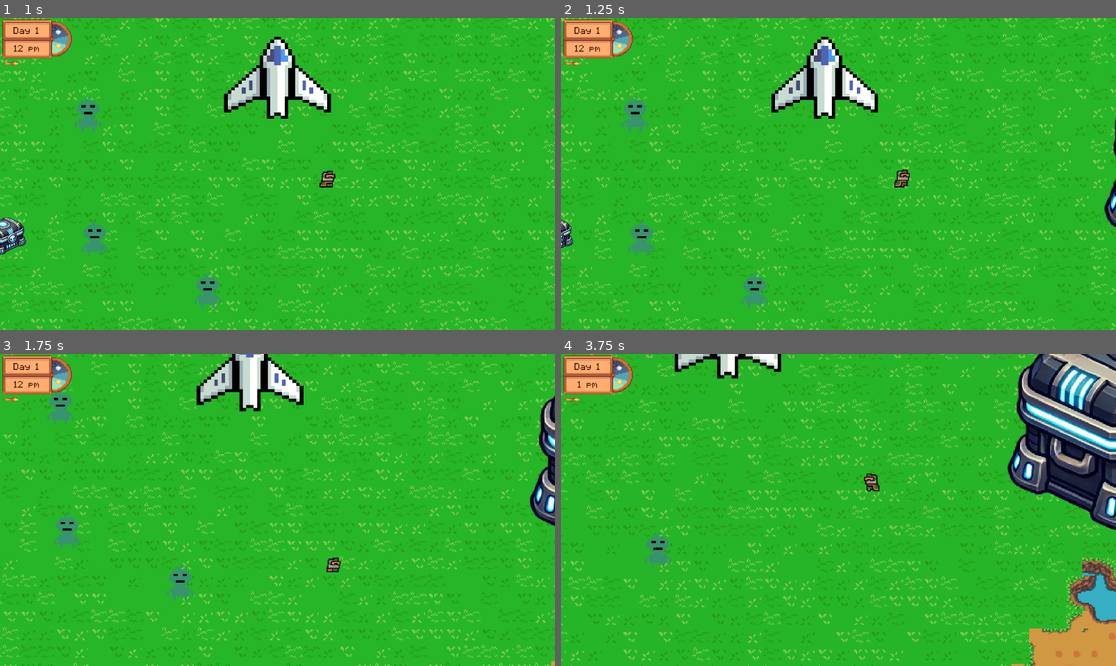
Above: before the commit, frames 1-4 (two rows, left to right).
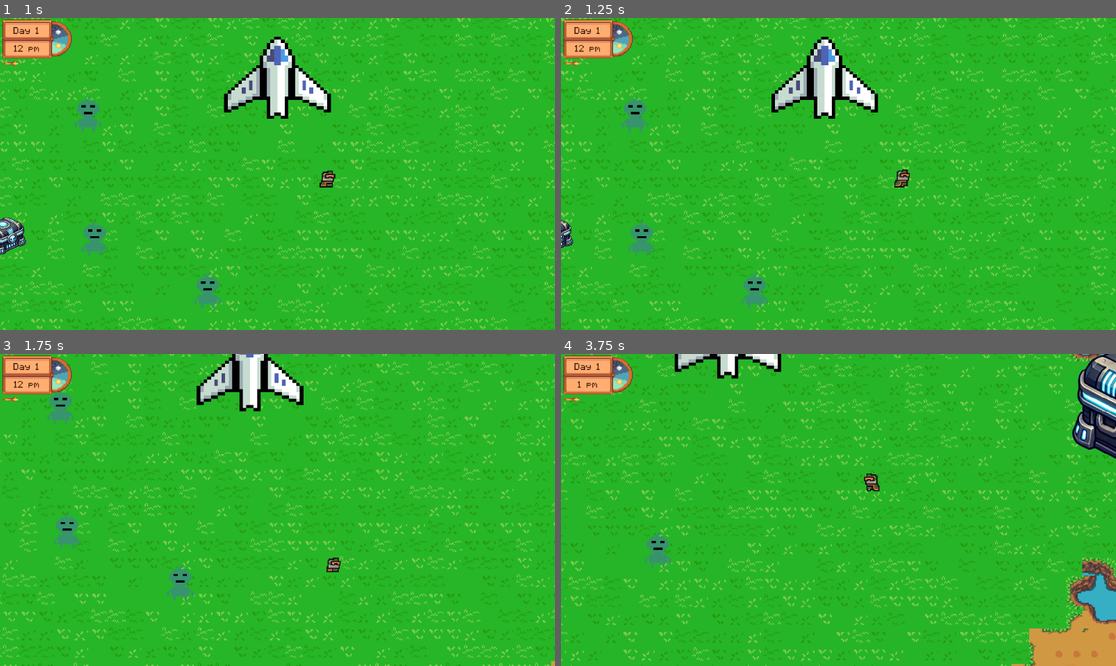
Above: after the commit, the same moments.

Repository: Theodenlll7/Orbital-deployment
Game: Godot game, scene res://scenes/world.tscn
Two runs of this game, one before a commit and one after it. Both use one fixed random seed, a clock stepped at 60 frames per second and the inputs below. The engine's default icon, where the game draws it, is replaced by a stand-in: a white triangle on a blue panel in a dark square.
Inputs (mouse positions are in pixels of both pictures, inside the frame that each line leads up to):
- Up to frame 1 (1 s): move the mouse to (399, 158) at 0.52 s; hold D (move_right) from 0.53 s (still down); hold E (interact) from 0.53 s (still down)
- Up to frame 2 (1.25 s): keep holding D (move_right); keep holding E (interact)
- Up to frame 3 (1.75 s): move the mouse to (166, 525) at 1.27 s; release D (move_right) at 1.28 s; release E (interact) at 1.28 s; hold S (move_down) from 1.28 s (still down); tap Shift (dodge) at 1.35 s; tap E (interact) at 1.55 s
- Up to frame 4 (3.75 s): move the mouse to (894, 441) at 2.02 s; release S (move_down) at 2.03 s; hold D (move_right) 2.03-2.78 s; hold E (interact) 2.03-2.78 s; move the mouse to (810, 572) at 2.77 s; hold W (move_up) 2.78-3.53 s; click (810, 572) at 2.85 s; tap E (interact) at 3.05 s; move the mouse to (1005, 556) at 3.52 s; hold A (move_left) from 3.53 s (still down); hold E (interact) from 3.53 s (still down)

Frame 1 is identical in both runs. In frame 2, 0.2% of the frame differs, in the area x 97-100%, y 32-68%; in frame 3, 1.2%; in frame 4, 8.4%, in the area x 80-100%, y 0-57%.

Commit message:
weapon pod now kindof complete

Diff:
--- a/game_manager/GameVariables/GameVariables.gd
+++ b/game_manager/GameVariables/GameVariables.gd
@@ -41,6 +41,22 @@
 			"shipUpgrade":
 				shipUpgrade+=difficultyVariable
 
+func upgradeFromWeaponPod(type, upg_tier):
+	match type:
+		"Pistols":
+			return
+		"Shotguns":
+			return
+		"Assault_Rifles":
+			return
+		"Machine_Guns":
+			return
+		"LaserGuns":
+			return
+		"Snipers":
+			return
+	return
+
 func setUpGameDifficulty():
 		match GameDifficulty:
 			"easy":
--- a/interaction/Interactionarea/Interactionarea.gd
+++ b/interaction/Interactionarea/Interactionarea.gd
@@ -37,5 +37,5 @@
 	SoundEngine.playChestSound()
 
 func showUI():
-	var houseUI = $CanvasLayer
-	houseUI.show()
+	var UI = $CanvasLayer
+	UI.show()
--- a/interaction/Prefabs/pods/weaponPod.tscn
+++ b/interaction/Prefabs/pods/weaponPod.tscn
@@ -6,7 +6,7 @@
 [ext_resource type="FontFile" uid="uid://dkg32o3qfh2n7" path="res://assets/Fonts/pixelmix.ttf" id="4_s3igv"]
 
 [sub_resource type="RectangleShape2D" id="RectangleShape2D_k8nvd"]
-size = Vector2(210, 193)
+size = Vector2(147, 133)
 
 [sub_resource type="CanvasTexture" id="CanvasTexture_6liyn"]
 specular_color = Color(0.349043, 0.425067, 0.297768, 1)
@@ -18,12 +18,12 @@
 type = "pod"
 
 [node name="CollisionShape2D" type="CollisionShape2D" parent="."]
-position = Vector2(3, 5.5)
+position = Vector2(0.5, 1.5)
 shape = SubResource("RectangleShape2D_k8nvd")
 
 [node name="Sprite2D" type="Sprite2D" parent="."]
-position = Vector2(-1.99997, 15)
-scale = Vector2(0.763083, 0.672543)
+position = Vector2(1, 1)
+scale = Vector2(0.431541, 0.420271)
 texture = ExtResource("2_qqv4b")
 
 [node name="CanvasLayer" type="CanvasLayer" parent="."]
@@ -49,6 +49,7 @@
 texture = SubResource("CanvasTexture_6liyn")
 
 [node name="upgradeTurretButton" type="Button" parent="CanvasLayer/Control"]
+visible = false
 top_level = true
 layout_mode = 1
 anchors_preset = -1
@@ -101,10 +102,10 @@
 color = Color(0.321728, 0.321728, 0.321728, 1)
 
 [node name="Header_Text" type="Label" parent="CanvasLayer/Control/Header"]
-offset_left = 19.0
-offset_top = 12.0
-offset_right = 227.0
-offset_bottom = 35.0
+offset_left = 18.0
+offset_top = 13.0
+offset_right = 226.0
+offset_bottom = 36.0
 theme_override_fonts/font = ExtResource("4_s3igv")
 text = "Weapon Pod Station
 "
@@ -118,8 +119,496 @@
 theme_override_fonts/font = ExtResource("4_s3igv")
 text = "1 $"
 
+[node name="weapons_UI" type="Control" parent="CanvasLayer/Control"]
+anchors_preset = 0
+offset_right = 40.0
+offset_bottom = 40.0
+
+[node name="pistols_button" type="Button" parent="CanvasLayer/Control/weapons_UI"]
+offset_left = 57.0
+offset_top = 102.0
+offset_right = 334.0
+offset_bottom = 133.0
+text = "Pistols"
+
+[node name="pistols_button2" type="Button" parent="CanvasLayer/Control/weapons_UI"]
+offset_left = 57.0
+offset_top = 141.0
+offset_right = 334.0
+offset_bottom = 172.0
+text = "ShotGuns"
+
+[node name="pistols_button3" type="Button" parent="CanvasLayer/Control/weapons_UI"]
+offset_left = 57.0
+offset_top = 179.0
+offset_right = 334.0
+offset_bottom = 210.0
+text = "Assault Rifles"
+
+[node name="pistols_button4" type="Button" parent="CanvasLayer/Control/weapons_UI"]
+offset_left = 58.0
+offset_top = 218.0
+offset_right = 335.0
+offset_bottom = 249.0
+text = "Machine Guns"
+
+[node name="pistols_button5" type="Button" parent="CanvasLayer/Control/weapons_UI"]
+offset_left = 59.0
+offset_top = 256.0
+offset_right = 336.0
+offset_bottom = 287.0
+text = "Laser Guns"
+
+[node name="pistols_button6" type="Button" parent="CanvasLayer/Control/weapons_UI"]
+offset_left = 60.0
+offset_top = 294.0
+offset_right = 337.0
+offset_bottom = 325.0
+text = "Snipers"
+
+[node name="Weapon_paths" type="Control" parent="CanvasLayer/Control"]
+visible = false
+anchors_preset = 0
+offset_right = 40.0
+offset_bottom = 40.0
+
+[node name="Pistols" type="Control" parent="CanvasLayer/Control/Weapon_paths"]
+visible = false
+anchors_preset = 0
+offset_right = 40.0
+offset_bottom = 40.0
+
+[node name="pistol_upg_1" type="Button" parent="CanvasLayer/Control/Weapon_paths/Pistols"]
+layout_mode = 0
+offset_left = 59.0
+offset_top = 112.0
+offset_right = 509.0
+offset_bottom = 144.0
+
+[node name="Label" type="Label" parent="CanvasLayer/Control/Weapon_paths/Pistols/pistol_upg_1"]
+offset_left = 14.0
+offset_top = 4.0
+offset_right = 103.0
+offset_bottom = 27.0
+theme_override_fonts/font = ExtResource("4_s3igv")
+text = "Pistol 1
+"
+
+[node name="Cost" type="Label" parent="CanvasLayer/Control/Weapon_paths/Pistols/pistol_upg_1"]
+offset_left = 390.0
+offset_top = 5.0
+offset_right = 444.0
+offset_bottom = 31.0
+theme_override_colors/font_color = Color(0.762676, 0.655324, 0.283658, 1)
+theme_override_fonts/font = ExtResource("4_s3igv")
+text = "100 $"
+
+[node name="pistol_upg_2" type="Button" parent="CanvasLayer/Control/Weapon_paths/Pistols"]
+offset_left = 60.0
+offset_top = 162.0
+offset_right = 510.0
+offset_bottom = 194.0
+
+[node name="Label" type="Label" parent="CanvasLayer/Control/Weapon_paths/Pistols/pistol_upg_2"]
+offset_left = 14.0
+offset_top = 4.0
+offset_right = 103.0
+offset_bottom = 27.0
+theme_override_fonts/font = ExtResource("4_s3igv")
+text = "Pistol 2
+"
+
+[node name="Cost" type="Label" parent="CanvasLayer/Control/Weapon_paths/Pistols/pistol_upg_2"]
+offset_left = 390.0
+offset_top = 5.0
+offset_right = 444.0
+offset_bottom = 31.0
+theme_override_colors/font_color = Color(0.762676, 0.655324, 0.283658, 1)
+theme_override_fonts/font = ExtResource("4_s3igv")
+text = "200 $"
+
+[node name="pistol_upg_3" type="Button" parent="CanvasLayer/Control/Weapon_paths/Pistols"]
+offset_left = 62.0
+offset_top = 211.0
+offset_right = 512.0
+offset_bottom = 243.0
+
+[node name="Label" type="Label" parent="CanvasLayer/Control/Weapon_paths/Pistols/pistol_upg_3"]
+offset_left = 14.0
+offset_top = 4.0
+offset_right = 103.0
+offset_bottom = 27.0
+theme_override_fonts/font = ExtResource("4_s3igv")
+text = "Pistol 3
+"
+
+[node name="Cost" type="Label" parent="CanvasLayer/Control/Weapon_paths/Pistols/pistol_upg_3"]
+offset_left = 390.0
+offset_top = 5.0
+offset_right = 444.0
+offset_bottom = 31.0
+theme_override_colors/font_color = Color(0.762676, 0.655324, 0.283658, 1)
+theme_override_fonts/font = ExtResource("4_s3igv")
+text = "300 $"
+
+[node name="Shotguns" type="Control" parent="CanvasLayer/Control/Weapon_paths"]
+visible = false
+anchors_preset = 0
+offset_right = 40.0
+offset_bottom = 40.0
+
+[node name="shotgun_upg_1" type="Button" parent="CanvasLayer/Control/Weapon_paths/Shotguns"]
+offset_left = 59.0
+offset_top = 112.0
+offset_right = 509.0
+offset_bottom = 144.0
+
+[node name="Label" type="Label" parent="CanvasLayer/Control/Weapon_paths/Shotguns/shotgun_upg_1"]
+offset_left = 14.0
+offset_top = 4.0
+offset_right = 103.0
+offset_bottom = 27.0
+theme_override_fonts/font = ExtResource("4_s3igv")
+text = "Shotgun 1
+"
+
+[node name="Cost" type="Label" parent="CanvasLayer/Control/Weapon_paths/Shotguns/shotgun_upg_1"]
+offset_left = 390.0
+offset_top = 5.0
+offset_right = 444.0
+offset_bottom = 31.0
+theme_override_colors/font_color = Color(0.762676, 0.655324, 0.283658, 1)
+theme_override_fonts/font = ExtResource("4_s3igv")
+text = "100 $"
+
+[node name="shotgun_upg_2" type="Button" parent="CanvasLayer/Control/Weapon_paths/Shotguns"]
+offset_left = 59.0
+offset_top = 158.0
+offset_right = 509.0
+offset_bottom = 190.0
+
+[node name="Label" type="Label" parent="CanvasLayer/Control/Weapon_paths/Shotguns/shotgun_upg_2"]
+offset_left = 14.0
+offset_top = 4.0
+offset_right = 103.0
+offset_bottom = 27.0
+theme_override_fonts/font = ExtResource("4_s3igv")
+text = "Shotgun 2
+"
+
+[node name="Cost" type="Label" parent="CanvasLayer/Control/Weapon_paths/Shotguns/shotgun_upg_2"]
+offset_left = 390.0
+offset_top = 5.0
+offset_right = 444.0
+offset_bottom = 31.0
+theme_override_colors/font_color = Color(0.762676, 0.655324, 0.283658, 1)
+theme_override_fonts/font = ExtResource("4_s3igv")
+text = "200 $"
+
+[node name="Assault_Rifles" type="Control" parent="CanvasLayer/Control/Weapon_paths"]
+visible = false
+anchors_preset = 0
+offset_right = 40.0
+offset_bottom = 40.0
+
+[node name="assault_rifle_upg_1" type="Button" parent="CanvasLayer/Control/Weapon_paths/Assault_Rifles"]
+offset_left = 59.0
+offset_top = 112.0
+offset_right = 509.0
+offset_bottom = 144.0
+
+[node name="Label" type="Label" parent="CanvasLayer/Control/Weapon_paths/Assault_Rifles/assault_rifle_upg_1"]
+offset_left = 14.0
+offset_top = 4.0
+offset_right = 103.0
+offset_bottom = 27.0
+theme_override_fonts/font = ExtResource("4_s3igv")
+text = "Assault Rifle 1
+"
+
+[node name="Cost" type="Label" parent="CanvasLayer/Control/Weapon_paths/Assault_Rifles/assault_rifle_upg_1"]
+offset_left = 390.0
+offset_top = 5.0
+offset_right = 444.0
+offset_bottom = 31.0
+theme_override_colors/font_color = Color(0.762676, 0.655324, 0.283658, 1)
+theme_override_fonts/font = ExtResource("4_s3igv")
+text = "100 $"
+
+[node name="assault_rifle_upg_2" type="Button" parent="CanvasLayer/Control/Weapon_paths/Assault_Rifles"]
+offset_left = 60.0
+offset_top = 155.0
+offset_right = 510.0
+offset_bottom = 187.0
+
+[node name="Label" type="Label" parent="CanvasLayer/Control/Weapon_paths/Assault_Rifles/assault_rifle_upg_2"]
+offset_left = 14.0
+offset_top = 4.0
+offset_right = 103.0
+offset_bottom = 27.0
+theme_override_fonts/font = ExtResource("4_s3igv")
+text = "Assault Rifle 2
+"
+
+[node name="Cost" type="Label" parent="CanvasLayer/Control/Weapon_paths/Assault_Rifles/assault_rifle_upg_2"]
+offset_left = 390.0
+offset_top = 5.0
+offset_right = 444.0
+offset_bottom = 31.0
+theme_override_colors/font_color = Color(0.762676, 0.655324, 0.283658, 1)
+theme_override_fonts/font = ExtResource("4_s3igv")
+text = "200 $"
+
+[node name="assault_rifle_upg_3" type="Button" parent="CanvasLayer/Control/Weapon_paths/Assault_Rifles"]
+offset_left = 59.0
+offset_top = 197.0
+offset_right = 509.0
+offset_bottom = 229.0
+
+[node name="Label" type="Label" parent="CanvasLayer/Control/Weapon_paths/Assault_Rifles/assault_rifle_upg_3"]
+offset_left = 14.0
+offset_top = 4.0
+offset_right = 103.0
+offset_bottom = 27.0
+theme_override_fonts/font = ExtResource("4_s3igv")
+text = "Assault Rifle 3
+"
+
+[node name="Cost" type="Label" parent="CanvasLayer/Control/Weapon_paths/Assault_Rifles/assault_rifle_upg_3"]
+offset_left = 390.0
+offset_top = 5.0
+offset_right = 444.0
+offset_bottom = 31.0
+theme_override_colors/font_color = Color(0.762676, 0.655324, 0.283658, 1)
+theme_override_fonts/font = ExtResource("4_s3igv")
+text = "300 $"
+
+[node name="assault_rifle_upg_4" type="Button" parent="CanvasLayer/Control/Weapon_paths/Assault_Rifles"]
+offset_left = 58.0
+offset_top = 241.0
+offset_right = 508.0
+offset_bottom = 273.0
+
+[node name="Label" type="Label" parent="CanvasLayer/Control/Weapon_paths/Assault_Rifles/assault_rifle_upg_4"]
+offset_left = 14.0
+offset_top = 4.0
+offset_right = 103.0
+offset_bottom = 27.0
+theme_override_fonts/font = ExtResource("4_s3igv")
+text = "Assault Rifle 4
+"
+
+[node name="Cost" type="Label" parent="CanvasLayer/Control/Weapon_paths/Assault_Rifles/assault_rifle_upg_4"]
+offset_left = 390.0
+offset_top = 5.0
+offset_right = 444.0
+offset_bottom = 31.0
+theme_override_colors/font_color = Color(0.762676, 0.655324, 0.283658, 1)
+theme_override_fonts/font = ExtResource("4_s3igv")
+text = "400 $"
+
+[node name="Machine_Guns" type="Control" parent="CanvasLayer/Control/Weapon_paths"]
+visible = false
+anchors_preset = 0
+offset_right = 40.0
+offset_bottom = 40.0
+
+[node name="machine_gun_upg_1" type="Button" parent="CanvasLayer/Control/Weapon_paths/Machine_Guns"]
+offset_left = 59.0
+offset_top = 112.0
+offset_right = 509.0
+offset_bottom = 144.0
+
+[node name="Label" type="Label" parent="CanvasLayer/Control/Weapon_paths/Machine_Guns/machine_gun_upg_1"]
+offset_left = 14.0
+offset_top = 4.0
+offset_right = 103.0
+offset_bottom = 27.0
+theme_override_fonts/font = ExtResource("4_s3igv")
+text = "Machine Gun 1
+"
+
+[node name="Cost" type="Label" parent="CanvasLayer/Control/Weapon_paths/Machine_Guns/machine_gun_upg_1"]
+offset_left = 390.0
+offset_top = 5.0
+offset_right = 444.0
+offset_bottom = 31.0
+theme_override_colors/font_color = Color(0.762676, 0.655324, 0.283658, 1)
+theme_override_fonts/font = ExtResource("4_s3igv")
+text = "100 $"
+
+[node name="machine_gun_upg_2" type="Button" parent="CanvasLayer/Control/Weapon_paths/Machine_Guns"]
+offset_left = 60.0
+offset_top = 154.0
+offset_right = 510.0
+offset_bottom = 186.0
+
+[node name="Label" type="Label" parent="CanvasLayer/Control/Weapon_paths/Machine_Guns/machine_gun_upg_2"]
+offset_left = 14.0
+offset_top = 4.0
+offset_right = 103.0
+offset_bottom = 27.0
+theme_override_fonts/font = ExtResource("4_s3igv")
+text = "Machine Gun 2
+"
+
+[node name="Cost" type="Label" parent="CanvasLayer/Control/Weapon_paths/Machine_Guns/machine_gun_upg_2"]
+offset_left = 390.0
+offset_top = 5.0
+offset_right = 444.0
+offset_bottom = 31.0
+theme_override_colors/font_color = Color(0.762676, 0.655324, 0.283658, 1)
+theme_override_fonts/font = ExtResource("4_s3igv")
+text = "200 $"
+
+[node name="Laser_Guns" type="Control" parent="CanvasLayer/Control/Weapon_paths"]
+visible = false
+anchors_preset = 0
+offset_right = 40.0
+offset_bottom = 40.0
+
+[node name="laser_gun_upg_1" type="Button" parent="CanvasLayer/Control/Weapon_paths/Laser_Guns"]
+offset_left = 59.0
+offset_top = 112.0
+offset_right = 509.0
+offset_bottom = 144.0
+
+[node name="Label" type="Label" parent="CanvasLayer/Control/Weapon_paths/Laser_Guns/laser_gun_upg_1"]
+offset_left = 14.0
+offset_top = 4.0
+offset_right = 103.0
+offset_bottom = 27.0
+theme_override_fonts/font = ExtResource("4_s3igv")
+text = "Laser Gun 1
+"
+
+[node name="Cost" type="Label" parent="CanvasLayer/Control/Weapon_paths/Laser_Guns/laser_gun_upg_1"]
+offset_left = 390.0
+offset_top = 5.0
+offset_right = 444.0
+offset_bottom = 31.0
+theme_override_colors/font_color = Color(0.762676, 0.655324, 0.283658, 1)
+theme_override_fonts/font = ExtResource("4_s3igv")
+text = "100 $"
+
+[node name="laser_gun_upg_2" type="Button" parent="CanvasLayer/Control/Weapon_paths/Laser_Guns"]
+offset_left = 59.0
+offset_top = 153.0
+offset_right = 509.0
+offset_bottom = 185.0
+
+[node name="Label" type="Label" parent="CanvasLayer/Control/Weapon_paths/Laser_Guns/laser_gun_upg_2"]
+offset_left = 14.0
+offset_top = 4.0
+offset_right = 103.0
+offset_bottom = 27.0
+theme_override_fonts/font = ExtResource("4_s3igv")
+text = "Laser Gun 2
+"
+
+[node name="Cost" type="Label" parent="CanvasLayer/Control/Weapon_paths/Laser_Guns/laser_gun_upg_2"]
+offset_left = 390.0
+offset_top = 5.0
+offset_right = 444.0
+offset_bottom = 31.0
+theme_override_colors/font_color = Color(0.762676, 0.655324, 0.283658, 1)
+theme_override_fonts/font = ExtResource("4_s3igv")
+text = "200 $"
+
+[node name="Snipers" type="Control" parent="CanvasLayer/Control/Weapon_paths"]
+visible = false
+anchors_preset = 0
+offset_right = 40.0
+offset_bottom = 40.0
+
+[node name="sniper_upg_1" type="Button" parent="CanvasLayer/Control/Weapon_paths/Snipers"]
+offset_left = 59.0
+offset_top = 112.0
+offset_right = 509.0
+offset_bottom = 144.0
+
+[node name="Label" type="Label" parent="CanvasLayer/Control/Weapon_paths/Snipers/sniper_upg_1"]
+offset_left = 14.0
+offset_top = 4.0
+offset_right = 103.0
+offset_bottom = 27.0
+theme_override_fonts/font = ExtResource("4_s3igv")
+text = "Sniper 1"
+
+[node name="Cost" type="Label" parent="CanvasLayer/Control/Weapon_paths/Snipers/sniper_upg_1"]
+offset_left = 390.0
+offset_top = 5.0
+offset_right = 444.0
+offset_bottom = 31.0
+theme_override_colors/font_color = Color(0.762676, 0.655324, 0.283658, 1)
+theme_override_fonts/font = ExtResource("4_s3igv")
+text = "100 $"
+
+[node name="sniper_upg_2" type="Button" parent="CanvasLayer/Control/Weapon_paths/Snipers"]
+offset_left = 59.0
+offset_top = 155.0
+offset_right = 509.0
+offset_bottom = 187.0
+
+[node name="Label" type="Label" parent="CanvasLayer/Control/Weapon_paths/Snipers/sniper_upg_2"]
+offset_left = 14.0
+offset_top = 4.0
+offset_right = 103.0
+offset_bottom = 27.0
+theme_override_fonts/font = ExtResource("4_s3igv")
+text = "Sniper 2"
+
+[node name="Cost" type="Label" parent="CanvasLayer/Control/Weapon_paths/Snipers/sniper_upg_2"]
+offset_left = 390.0
+offset_top = 5.0
+offset_right = 444.0
+offset_bottom = 31.0
+theme_override_colors/font_color = Color(0.762676, 0.655324, 0.283658, 1)
+theme_override_fonts/font = ExtResource("4_s3igv")
+text = "200 $"
+
+[node name="back_button" type="Button" parent="CanvasLayer/Control/Weapon_paths"]
+visible = false
+layout_mode = 0
+offset_left = 542.0
+offset_top = 293.0
+offset_right = 649.0
+offset_bottom = 337.0
+
+[node name="Label" type="Label" parent="CanvasLayer/Control/Weapon_paths/back_button"]
+visible = false
+offset_left = 19.0
+offset_top = 13.0
+offset_right = 108.0
+offset_bottom = 36.0
+theme_override_fonts/font = ExtResource("4_s3igv")
+text = "Return
+"
+
 [connection signal="body_entered" from="." to="." method="_on_body_entered"]
 [connection signal="body_exited" from="." to="." method="_on_body_exited"]
 [connection signal="gui_input" from="CanvasLayer/Control" to="." method="_on_control_gui_input"]
 [connection signal="mouse_entered" from="CanvasLayer/Control" to="CanvasLayer/Control" method="_on_mouse_entered"]
 [connection signal="pressed" from="CanvasLayer/Control/upgradeTurretButton" to="CanvasLayer/Control" method="_on_upgrade_turret_button_pressed"]
+[connection signal="pressed" from="CanvasLayer/Control/weapons_UI/pistols_button" to="CanvasLayer/Control" method="_on_pistols_button_pressed" binds= [1]]
+[connection signal="pressed" from="CanvasLayer/Control/weapons_UI/pistols_button2" to="CanvasLayer/Control" method="_on_pistols_button_pressed" binds= [2]]
+[connection signal="pressed" from="CanvasLayer/Control/weapons_UI/pistols_button3" to="CanvasLayer/Control" method="_on_pistols_button_pressed" binds= [3]]
+[connection signal="pressed" from="CanvasLayer/Control/weapons_UI/pistols_button4" to="CanvasLayer/Control" method="_on_pistols_button_pressed" binds= [4]]
+[connection signal="pressed" from="CanvasLayer/Control/weapons_UI/pistols_button5" to="CanvasLayer/Control" method="_on_pistols_button_pressed" binds= [5]]
+[connection signal="pressed" from="CanvasLayer/Control/weapons_UI/pistols_button6" to="CanvasLayer/Control" method="_on_pistols_button_pressed" binds= [6]]
+[connection signal="pressed" from="CanvasLayer/Control/Weapon_paths/Pistols/pistol_upg_1" to="CanvasLayer/Control" method="_on_pistol_upg_pressed" binds= [1]]
+[connection signal="pressed" from="CanvasLayer/Control/Weapon_paths/Pistols/pistol_upg_2" to="CanvasLayer/Control" method="_on_pistol_upg_pressed" binds= [2]]
+[connection signal="pressed" from="CanvasLayer/Control/Weapon_paths/Pistols/pistol_upg_3" to="CanvasLayer/Control" method="_on_pistol_upg_pressed" binds= [3]]
+[connection signal="pressed" from="CanvasLayer/Control/Weapon_paths/Shotguns/shotgun_upg_1" to="CanvasLayer/Control" method="_on_shotgun_upg_pressed" binds= [1]]
+[connection signal="pressed" from="CanvasLayer/Control/Weapon_paths/Shotguns/shotgun_upg_2" to="CanvasLayer/Control" method="_on_shotgun_upg_pressed" binds= [2]]
+[connection signal="pressed" from="CanvasLayer/Control/Weapon_paths/Assault_Rifles/assault_rifle_upg_1" to="CanvasLayer/Control" method="_on_assault_rifle_upg_pressed" binds= [1]]
+[connection signal="pressed" from="CanvasLayer/Control/Weapon_paths/Assault_Rifles/assault_rifle_upg_2" to="CanvasLayer/Control" method="_on_assault_rifle_upg_pressed" binds= [2]]
+[connection signal="pressed" from="CanvasLayer/Control/Weapon_paths/Assault_Rifles/assault_rifle_upg_3" to="CanvasLayer/Control" method="_on_assault_rifle_upg_pressed" binds= [3]]
+[connection signal="pressed" from="CanvasLayer/Control/Weapon_paths/Assault_Rifles/assault_rifle_upg_4" to="CanvasLayer/Control" method="_on_assault_rifle_upg_pressed" binds= [4]]
+[connection signal="pressed" from="CanvasLayer/Control/Weapon_paths/Machine_Guns/machine_gun_upg_1" to="CanvasLayer/Control" method="_on_machine_gun_upg_pressed" binds= [1]]
+[connection signal="pressed" from="CanvasLayer/Control/Weapon_paths/Machine_Guns/machine_gun_upg_2" to="CanvasLayer/Control" method="_on_machine_gun_upg_pressed" binds= [2]]
+[connection signal="pressed" from="CanvasLayer/Control/Weapon_paths/Laser_Guns/laser_gun_upg_1" to="CanvasLayer/Control" method="_on_laser_gun_upg_pressed" binds= [1]]
+[connection signal="pressed" from="CanvasLayer/Control/Weapon_paths/Laser_Guns/laser_gun_upg_2" to="CanvasLayer/Control" method="_on_laser_gun_upg_pressed" binds= [2]]
+[connection signal="pressed" from="CanvasLayer/Control/Weapon_paths/Snipers/sniper_upg_1" to="CanvasLayer/Control" method="_on_sniper_upg_pressed" binds= [1]]
+[connection signal="pressed" from="CanvasLayer/Control/Weapon_paths/Snipers/sniper_upg_2" to="CanvasLayer/Control" method="_on_sniper_upg_pressed" binds= [2]]
+[connection signal="pressed" from="CanvasLayer/Control/Weapon_paths/back_button" to="CanvasLayer/Control" method="_on_back_button_pressed"]
--- a/maps/ship/MainHouseUI.gd
+++ b/maps/ship/MainHouseUI.gd
@@ -12,8 +12,60 @@
 	SoundEngine.playUpgradeSound()
 
 func updateButtonLabels():
+	var turret_label_cost = $upgradeTurretButton.get_node("Cost")
+	turret_label_cost.text = str(GameVariables.getCostOfUpgrade("towerUpgrade")) + "$"
+
 	var player_money = $Header.get_node("Players_money")
 	player_money.text = str(GameVariables.getPlayerMoney()) + "$"
 
-	var turret_label_cost = $upgradeTurretButton.get_node("Cost")
-	turret_label_cost.text = str(GameVariables.getCostOfUpgrade("towerUpgrade")) + "$"
+
+func _on_pistols_button_pressed(extra_arg_0: int) -> void:
+	var weaponsUI = $weapons_UI
+	weaponsUI.hide()
+	var newUI = getWeaponUI(extra_arg_0)
+	showCorrectWeaponUI(newUI)
+
+func getWeaponUI(value):
+	var weapon_node_tree = $Weapon_paths
+	weapon_node_tree.show()
+	return weapon_node_tree.get_child(value-1)
+
+func showCorrectWeaponUI(not_to_hide):
+	var weapon_node_tree = $Weapon_paths
+	for i in range(weapon_node_tree.get_child_count()):
+		var child = weapon_node_tree.get_child(i)
+		child.hide()
+	not_to_hide.show()
+	$Weapon_paths/back_button.show()
+	$Weapon_paths/back_button/Label.show()
+
+
+func _on_back_button_pressed() -> void:
+	var weapon_node_tree = $Weapon_paths
+	weapon_node_tree.hide()
+	var weaponsUI = $weapons_UI
+	weaponsUI.show()
+
+func _on_pistol_upg_pressed(extra_arg_0: int) -> void:
+	handleBuy("Pistol", extra_arg_0)
+
+func _on_shotgun_upg_pressed(extra_arg_0: int) -> void:
+	handleBuy("Shotgun", extra_arg_0)
+
+func _on_assault_rifle_upg_pressed(extra_arg_0: int) -> void:
+	handleBuy("Assault_Rifle", extra_arg_0)
+
+func _on_machine_gun_upg_pressed(extra_arg_0: int) -> void:
+	handleBuy("Machine_Gun", extra_arg_0)
+
+func _on_laser_gun_upg_pressed(extra_arg_0: int) -> void:
+	handleBuy("Laser_Gun", extra_arg_0)
+
+func _on_sniper_upg_pressed(extra_arg_0: int) -> void:
+	handleBuy("Sniper_Gun", extra_arg_0)
+
+func handleBuy(type, upg_tier):
+	if GameVariables.getPlayerMoney() >= upg_tier*100:
+		print("Player just Bought a ", type)
+	else:
+		print("Not enough money to buy that")
